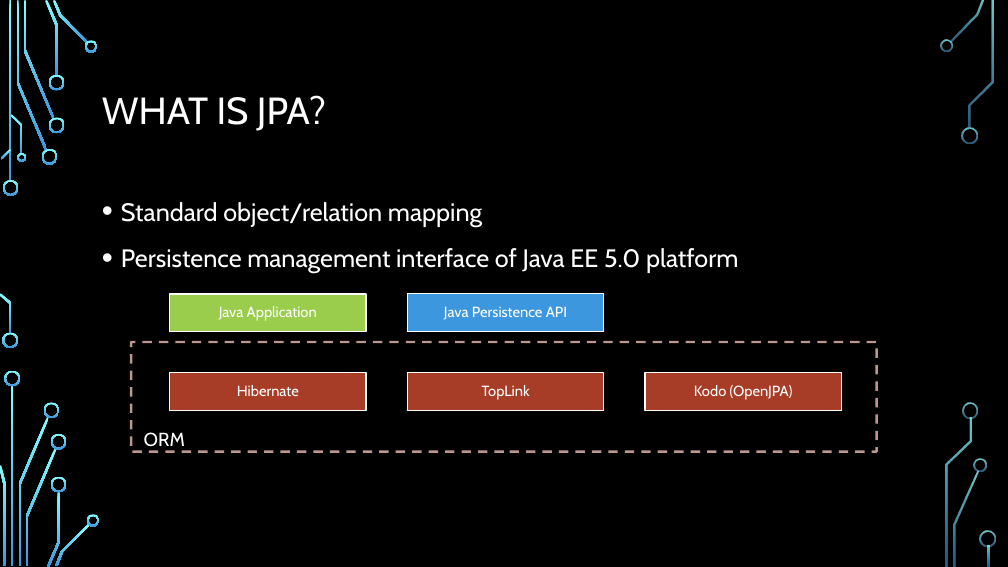
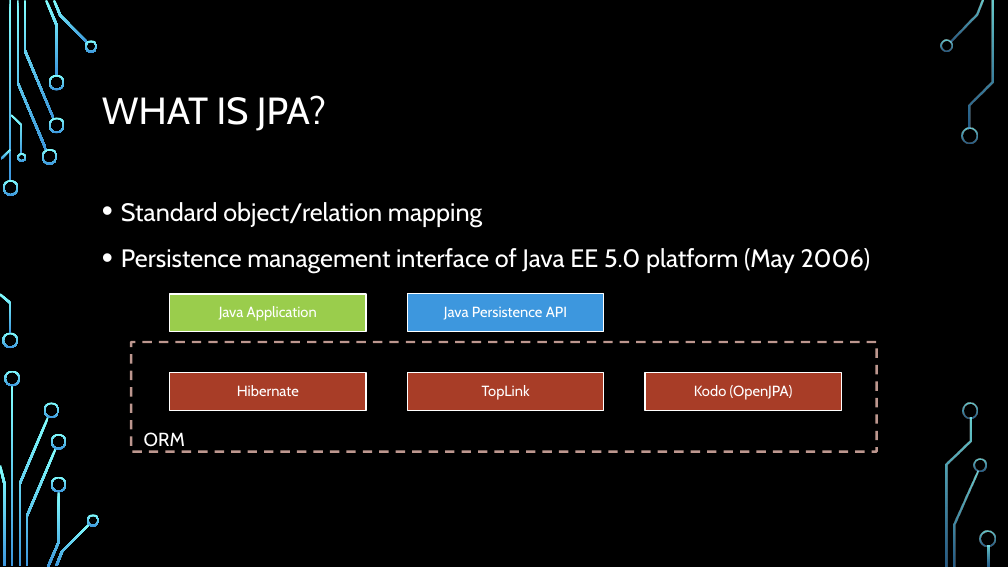
Before and after one commit to sanhdieux1/CodeWars, a slide deck: slide 2 of jpa-example/Sharing (JPA).pptx. Drawn at 1008x567 pixels with LibreOffice and Linux fonts; fonts in the diff are those of the drawing; background and template pictures are left out. Boxes give left, top, right and bottom in pixels: in the first picture for what was removed or moved away, otherwise in the second. Text is boxed around its words. In the diff, an @@ line names an element or a change of style, - is before the commit and + after.

```diff
--- a/jpa-example/Sharing (JPA).pptx
+++ b/jpa-example/Sharing (JPA).pptx
@@ text at (x1=121, y1=248, x2=871, y2=273): text changed @@
-• Persistence management interface of Java EE 5.0 platform
+• Persistence management interface of Java EE 5.0 platform (May 2006)
```
Also in this commit, not shown: 3 other slides changed, 56 other files.
